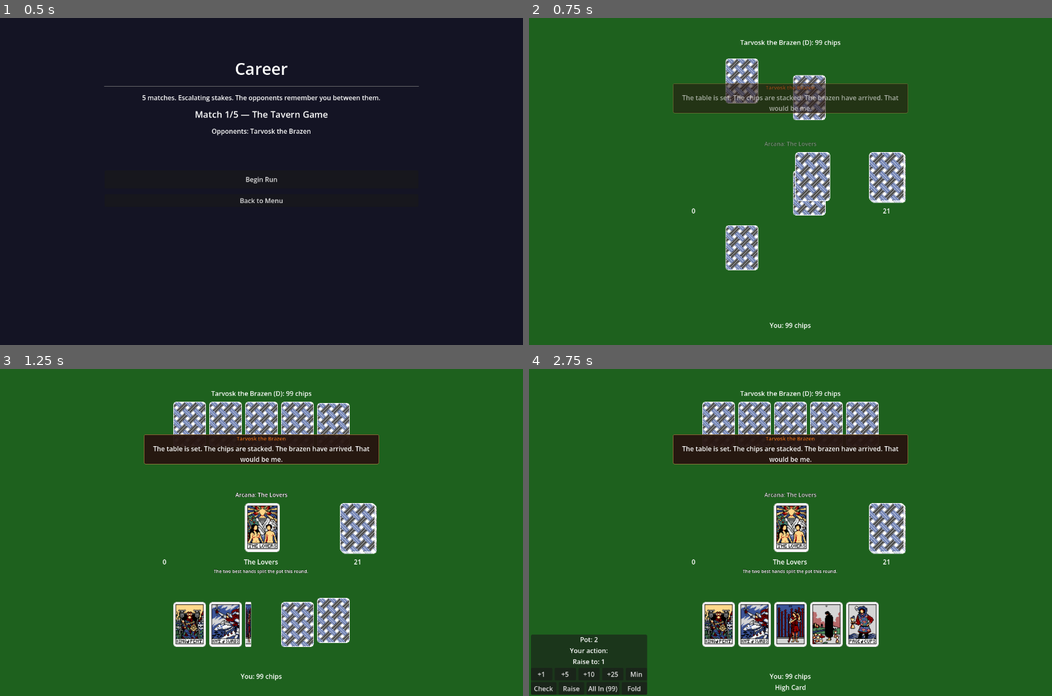
Above: before the commit, frames 1-4 (two rows, left to right).
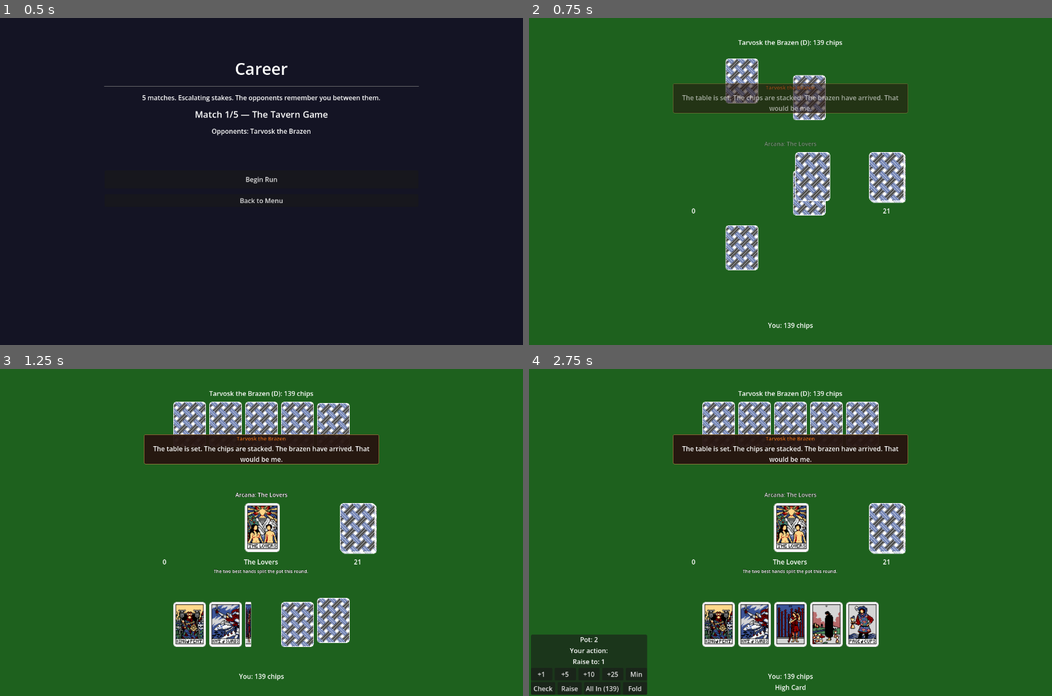
Above: after the commit, the same moments.

Repository: zenOfBass/Fortune
Game: Godot game, scene res://scenes/career_screen.tscn
Two runs of this game, one before a commit and one after it. Both use one fixed random seed, a clock stepped at 60 frames per second and the inputs below. This scene is started directly instead of the project's main scene.
Inputs (mouse positions are in pixels of both pictures, inside the frame that each line leads up to):
- Up to frame 1 (0.5 s): no input
- Up to frame 2 (0.75 s): click "Begin Run" at 0.5 s
- Up to frame 3 (1.25 s): no input
- Up to frame 4 (2.75 s): move the mouse to (717, 424) at 1.27 s; click (717, 424) at 1.42 s; tap Enter at 2 s; move the mouse to (753, 424) at 2.02 s; click (753, 424) at 2.17 s

Frame 1 is identical in both runs. In frame 2, 0.3% of the frame differs, in the area x 40-60%, y 6-96%; in frame 3, 0.3%; in frame 4, 0.5%, in the area x 0-60%, y 6-99%.

Commit message:
Post-playtest fixes: signal leaks, bluff threshold, heads-up balance
Bugs:
- table.gd's tell_read connection was an inline lambda with no clean
  owner, so it survived scene-change cleanup. After N game launches in
  one session, 'You read Tarvosk's tell.' fired N times per round.
  Converted to a named method and added _exit_tree() that explicitly
  disconnects every autoload signal. The orphaned-handler issue likely
  also explains end-game dialogue not appearing across replays.
- Bluff detection counted One Pair (hand_type=2) as a bluff. Tightened
  to High Card only (hand_type<2.0); raising and losing with a pair is
  a value bet that missed, not a bluff.
- Strength/Emperor activated mid-deal didn't re-render the player's
  hand, so the display sort stayed in normal order until the discard
  phase forced a redraw. Added a display_sort_changed signal that the
  table handles silently (no flip SFX), emitted from _draw_arcana when
  inverted_values or king_beats_ace flips on.
- Added randomize() in GameManager._ready as insurance against the
  'got the same hand twice' report.
- Extended the game-end scene-change wait from 10s to 16s so the
  closing dialogue lines have room to play before the transition.
- Added a 2-line-per-round cap in dialogue_manager.try_fire. Mostly
  invisible at a full table; the real point is heads-up, where one AI
  would otherwise monologue every round. Cap resets on _on_game_ended
  so game-over speech isn't throttled.

Balance:
- Heads-up AI adjustment was -1.0 on both raise and fold thresholds,
  pushing Tarvosk's fold_threshold to -0.2 (he basically never folded,
  making bluffs impossible). Softened to -0.6 raise / -0.4 fold.
- Career Match 1 ('The Tavern Game') now starts with 140 chips and a
  positive override on Tarvosk (+0.4 raise, +0.3 fold) so it plays as
  the intended easy intro. The brutal version of Tarvosk lives in
  matches 4 and 5.

Diff:
--- a/scenes/table.gd
+++ b/scenes/table.gd
@@ -163,7 +163,8 @@
 	GameManager.game_ended.connect(_on_game_ended)
 	GameManager.game_log.connect(_on_game_log)
 	DialogueManager.dialogue_line.connect(_on_dialogue_line)
-	DialogueManager.tell_read.connect(func(): GameManager.game_log.emit("You read Tarvosk's tell."))
+	DialogueManager.tell_read.connect(_on_tell_read)
+	GameManager.display_sort_changed.connect(_on_display_sort_changed)
 
 	bet_panel.anchor_top = 1.0
 	bet_panel.anchor_bottom = 1.0
@@ -689,7 +690,9 @@
 	var return_to_career := RunManager.session_belongs_to_run()
 	if return_to_career:
 		RunManager.record_match_result(final_chips)
-	await get_tree().create_timer(10.0).timeout
+	# 16s fits ~3 game-end dialogue lines (~5s each) plus margin so the closing
+	# Tarvosk/Haldemar/Mercival line isn't cut off by the scene transition.
+	await get_tree().create_timer(16.0).timeout
 	var next_scene := "res://scenes/career_screen.tscn" if return_to_career else "res://scenes/main_menu.tscn"
 	get_tree().change_scene_to_file(next_scene)
 
@@ -866,3 +869,57 @@
 	# game_ended from this orphaned session doesn't get misread as a result.
 	RunManager.detach_session()
 	get_tree().change_scene_to_file("res://scenes/main_menu.tscn")
+
+func _on_tell_read() -> void:
+	GameManager.game_log.emit("You read Tarvosk's tell.")
+
+# Strength/Emperor activated mid-round; rebuild the human's display order so
+# the sort matches the new rules. No flip SFX since cards aren't changing.
+func _on_display_sort_changed() -> void:
+	if not GameManager.active_players.has(GameManager.HUMAN_IDX):
+		return
+	var hand: Array = GameManager.players[GameManager.HUMAN_IDX].hand
+	if hand.is_empty():
+		return
+	var sort_order := HandEvaluator.sort_order_for_display(
+		hand,
+		GameManager.round_state.king_beats_ace,
+		GameManager.round_state.inverted_values
+	)
+	player_hand.set_hand(hand, true, sort_order)
+	var opts := GameManager.round_state.eval_options()
+	var score := HandEvaluator.score(hand, opts["king_beats_ace"], opts["inverted_values"], opts["fool_active"])
+	hand_rank_label.text = HandEvaluator.hand_type_name(score)
+
+# Autoload signals stay alive across scene changes. Method-bound connections
+# get auto-cleaned when this node is freed, but it's still safer to disconnect
+# explicitly — protects against future inline-lambda mistakes that would leak
+# (see the tell_read stacking bug fixed at the same time as this function).
+func _exit_tree() -> void:
+	var connections: Array = [
+		[GameManager.player_bet_changed,      _on_player_bet_changed],
+		[GameManager.player_raised,           _on_player_raised],
+		[GameManager.phase_changed,           _on_phase_changed],
+		[GameManager.player_hand_updated,     _on_player_hand_updated],
+		[GameManager.player_chips_changed,    _on_player_chips_changed],
+		[GameManager.player_folded,           _on_player_folded],
+		[GameManager.pot_changed,             _on_pot_changed],
+		[GameManager.arcana_revealed,         _on_arcana_revealed],
+		[GameManager.arcana_cancelled,        _on_arcana_cancelled],
+		[GameManager.last_round_announced,    _on_last_round_announced],
+		[GameManager.bet_input_needed,        _on_bet_input_needed],
+		[GameManager.discard_input_needed,    _on_discard_input_needed],
+		[GameManager.arcana_choice_needed,    _on_arcana_choice_needed],
+		[GameManager.cards_drawn,             _on_cards_drawn],
+		[GameManager.player_hand_revealed,    _on_player_hand_revealed],
+		[GameManager.round_ended,             _on_round_ended],
+		[GameManager.page_bonus,              _on_page_bonus],
+		[GameManager.game_ended,              _on_game_ended],
+		[GameManager.game_log,                _on_game_log],
+		[GameManager.display_sort_changed,    _on_display_sort_changed],
+		[DialogueManager.dialogue_line,       _on_dialogue_line],
+		[DialogueManager.tell_read,           _on_tell_read],
+	]
+	for c in connections:
+		if c[0].is_connected(c[1]):
+			c[0].disconnect(c[1])
--- a/scripts/ai_player.gd
+++ b/scripts/ai_player.gd
@@ -23,8 +23,12 @@
 	var fold_threshold  := profile.fold_threshold
 
 	if gm.active_players.size() == 2:
-		raise_threshold -= 1.0
-		fold_threshold  -= 1.0
+		# Heads-up: each player is more often in the pot, so loosen the AI's
+		# ranges — but not so much that they never fold. The old -1.0 push on
+		# fold_threshold drove it to -0.2 (effectively never fold), making
+		# bluffs impossible. -0.4 keeps folds rare but possible.
+		raise_threshold -= 0.6
+		fold_threshold  -= 0.4
 		var total_chips: int = gm.players.reduce(func(s, p): return s + p.chips, 0)
 		if total_chips > 0 and float(gm.players[pidx].chips) / total_chips > 0.6:
 			raise_threshold -= 0.3
--- a/scripts/dialogue_manager.gd
+++ b/scripts/dialogue_manager.gd
@@ -23,6 +23,12 @@
 
 var _exchange_cooldown: int = 0
 var _exchange_running: bool = false
+
+# Lines fired since the last _advance_round() — try_fire bails once this hits
+# _LINES_PER_ROUND_CAP. Mostly invisible at a full table; the real point is
+# heads-up, where one AI would otherwise monologue every single round.
+const _LINES_PER_ROUND_CAP := 2
+var _lines_fired_this_round: int = 0
 
 var _player_raises: int = 0
 var _player_folds: int = 0
@@ -96,6 +102,8 @@
 	if require_chips and GameManager.players[speaker_idx].chips == 0:
 		return
 	if _exchange_running:
+		return
+	if _lines_fired_this_round >= _LINES_PER_ROUND_CAP:
 		return
 	if randf() > chance:
 		return
@@ -137,6 +145,7 @@
 		ctx["hand_name_a"] = ("a " + hn) if hn in _HAND_NEEDS_ARTICLE else hn
 	var formatted := line.format(ctx) if not ctx.is_empty() else line
 	dialogue_line.emit(speaker_idx, GameManager._pname(speaker_idx), formatted)
+	_lines_fired_this_round += 1
 	if trigger_id == "tarvosk_bluffing":
 		_tarvosk_bluff_announced = true
 
@@ -277,6 +286,9 @@
 func _on_game_ended(final_chips: Array) -> void:
 	_exchange_running = false
 	_exchange_cooldown = 0
+	# Reset the per-round line cap so the game-over speech isn't throttled by
+	# whatever in-round dialogue already fired this hand.
+	_lines_fired_this_round = 0
 	if final_chips.is_empty():
 		_reset_stats()
 		return
@@ -310,3 +322,4 @@
 			_cooldowns[i][key] = max(0, _cooldowns[i][key] - 1)
 	_exchange_cooldown = max(0, _exchange_cooldown - 1)
 	_tarvosk_bluff_announced = false
+	_lines_fired_this_round = 0
--- a/scripts/game_manager.gd
+++ b/scripts/game_manager.gd
@@ -5,6 +5,9 @@
 signal phase_changed(phase_name: String)
 
 signal player_hand_updated(player_idx: int, hand: Array)
+# Emitted when round_state flags that affect display sort (inverted_values, king_beats_ace)
+# change mid-round. Table re-renders the human's hand without animation/SFX.
+signal display_sort_changed
 signal cards_drawn(player_idx: int, count: int)
 signal player_chips_changed(player_idx: int, chips: int)
 signal player_folded(player_idx: int)
@@ -63,6 +66,12 @@
 var _human_journal: Dictionary = {}
 
 const HUMAN_IDX := 0  # player 0 is always the human
+
+func _ready() -> void:
+	# Godot 4 generally auto-seeds the global RNG on startup, but being explicit
+	# guards against any platform where it doesn't — and against the "got the
+	# same hand twice" feel-bad even if it's just confirmation bias.
+	randomize()
 
 # ---- Public API (called by the game setup scene) -----------------------------
 
@@ -621,7 +630,17 @@
 	round_state.arcana_id = id
 	await _arcana_effect_done
 	if g != _game_gen: return
+	# Snapshot sort-affecting flags; if Strength or Emperor flipped one on, the
+	# table needs to re-render the human's hand so the display order matches.
+	# The original set_hand call in _phase_deal fires before this point.
+	var sort_was_inverted := round_state.inverted_values
+	var sort_was_king_high := round_state.king_beats_ace
 	await _apply_arcana(id, g)
+	if g != _game_gen: return
+	if (round_state.inverted_values != sort_was_inverted \
+			or round_state.king_beats_ace != sort_was_king_high) \
+			and active_players.has(HUMAN_IDX):
+		display_sort_changed.emit()
 
 func _apply_arcana(id: int, g: int) -> void:
 	match id:
--- a/scripts/opponent_memory.gd
+++ b/scripts/opponent_memory.gd
@@ -55,8 +55,11 @@
 			showdown_wins += 1
 		else:
 			showdown_losses += 1
-		# Bluff-caught heuristic: aggressive bet line + showed weak hand + didn't win.
-		if int(j.get("human_raises", 0)) >= 1 and human_hand_type < 3.0 and not human_won_showdown:
+		# Bluff-caught heuristic: aggressive bet line + showed High Card or worse + didn't win.
+		# Hand-type constants from hand_evaluator.gd: HIGH_CARD=1, ONE_PAIR=2, TWO_PAIR=3.
+		# Raising and losing with a pair is a value bet that missed, not a bluff —
+		# only "<2.0" (High Card) counts as actually trying to steal the pot.
+		if int(j.get("human_raises", 0)) >= 1 and human_hand_type < 2.0 and not human_won_showdown:
 			bluffs_caught += 1
 			caught_bluff_this_round = true
 
--- a/scripts/run_manager.gd
+++ b/scripts/run_manager.gd
@@ -17,9 +17,11 @@
 # threshold deltas applied on top of the default AIProfile.
 const _LADDER: Array = [
 	{
-		"num_players": 2, "starting_chips": 100, "ante": 1,
+		"num_players": 2, "starting_chips": 140, "ante": 1,
 		"label": "The Tavern Game",
-		"ai_overrides": [{}],
+		# Tarvosk dials back here — Match 1 is the intro, not the gauntlet.
+		# The brutal version of him shows up in matches 4 and 5.
+		"ai_overrides": [{"raise_threshold": 0.4, "fold_threshold": 0.3}],
 	},
 	{
 		"num_players": 3, "starting_chips": 100, "ante": 2,
